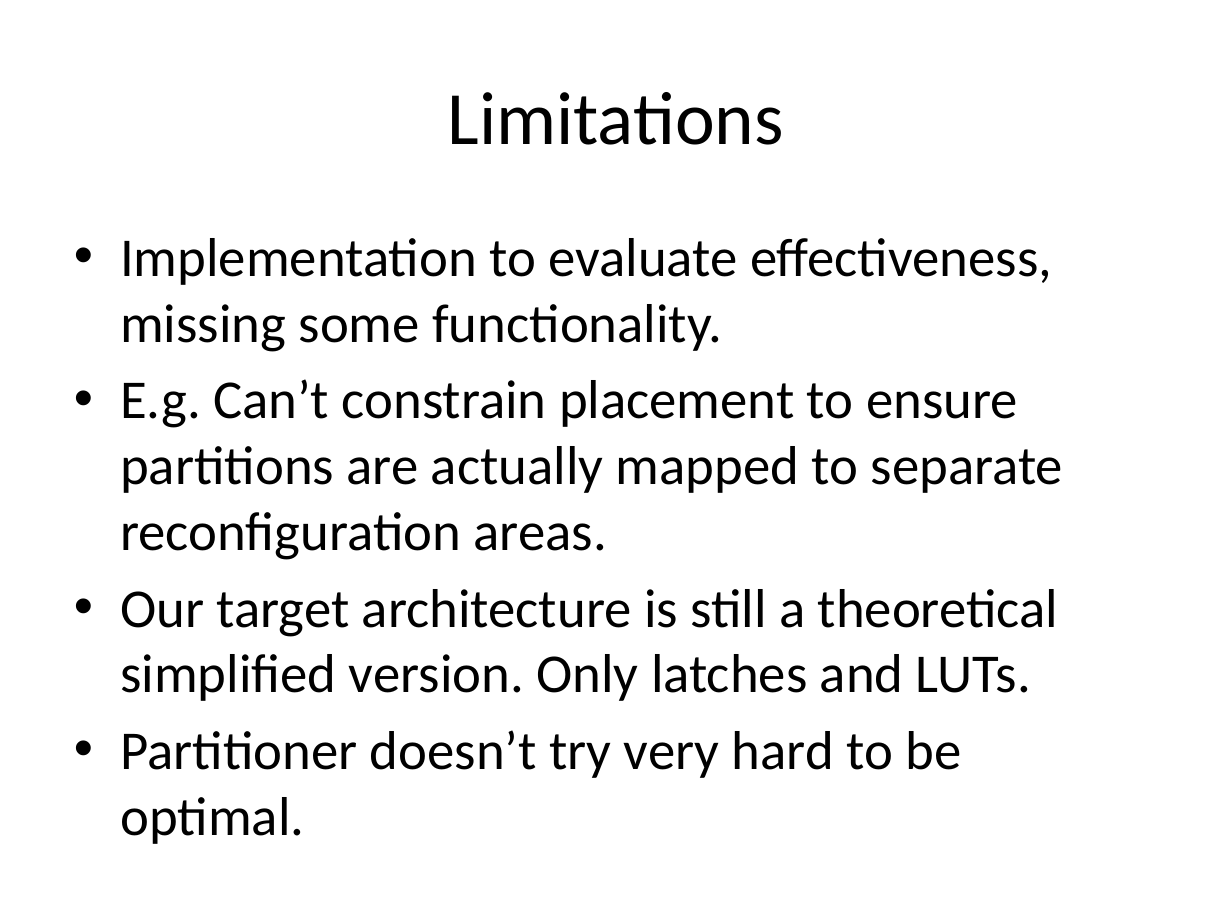
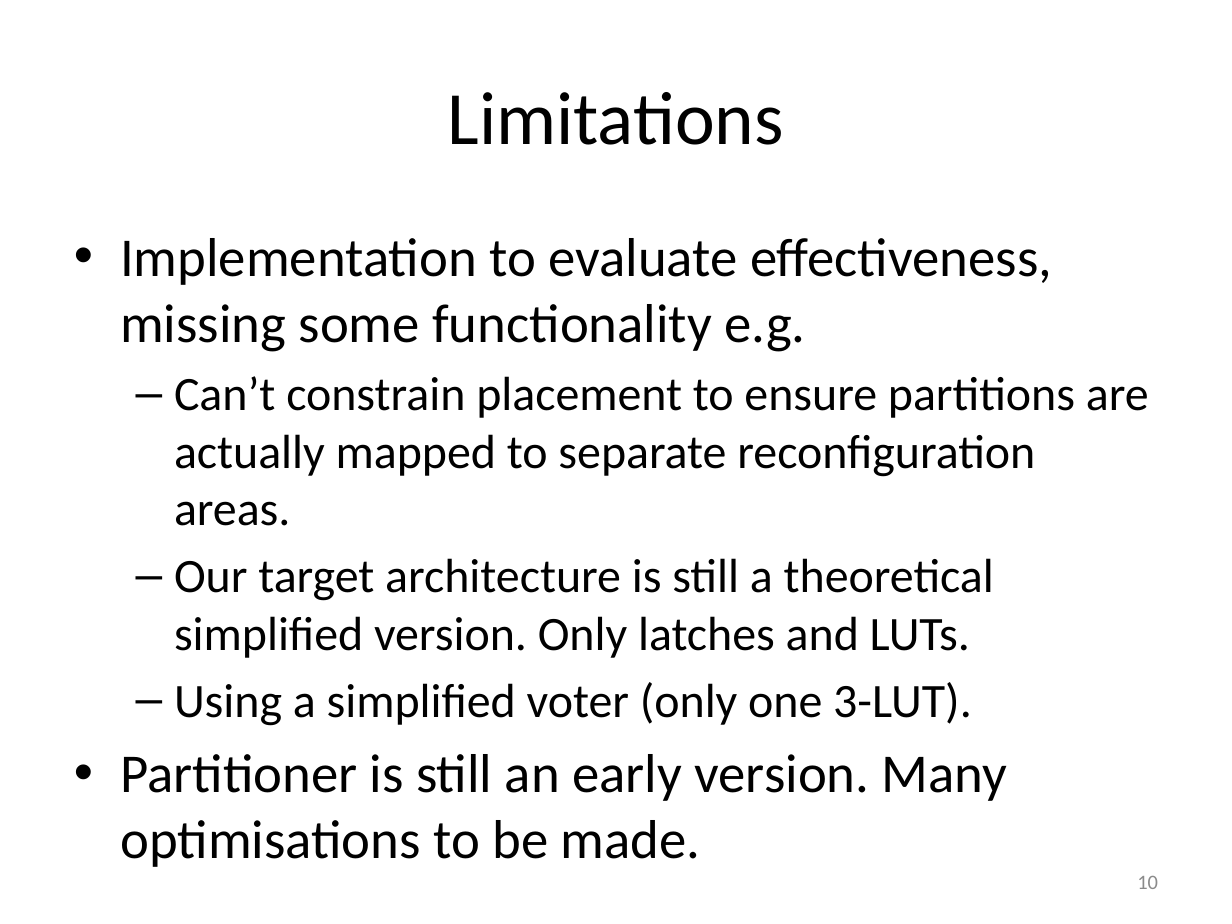
Before and after one commit to Jemima/ths, a slide deck: slide 10 of demo.pptx (slide 13 before the commit). Drawn at 1232x924 pixels with LibreOffice and Linux fonts; fonts in the diff are those of the drawing. Boxes give left, top, right and bottom in pixels: in the first picture for what was removed or moved away, otherwise in the second. Text is boxed around its words. In the diff, an @@ line names an element or a change of style, - is before the commit and + after.

```diff
--- a/demo.pptx
+++ b/demo.pptx
@@ text at (120,238,1149,526): text changed; size 32 to 28 pt @@
-• Implementation to evaluate effectiveness, missing some functionality.
-• E.g. Can’t constrain placement to ensure partitions are actually mapped to separate reconfiguration areas.
+• Implementation to evaluate effectiveness, missing some functionality e.g.
+  – Can’t constrain placement to ensure partitions are actually mapped to separate reconfiguration areas.
@@ text at (174,558,994,658): size 32 to 28 pt in "Our target architecture is still a theoretical ..."; bullet • to –; list level 1 to 2 in "Our target architecture is still ..." @@
@@ text at (120,682,1008,801): text changed @@
-• Partitioner doesn’t try very hard to be optimal.
+  – Using a simplified voter (only one 3-LUT).
+• Partitioner is still an early version. Many optimisations to be made.
@@ page number added at (1137,876,1158,889), 12 pt, text #8C8C8C @@
+10
```
Also in this commit, not shown: 6 other slides changed, 2 slides added, 5 slides removed, 11 other files.
